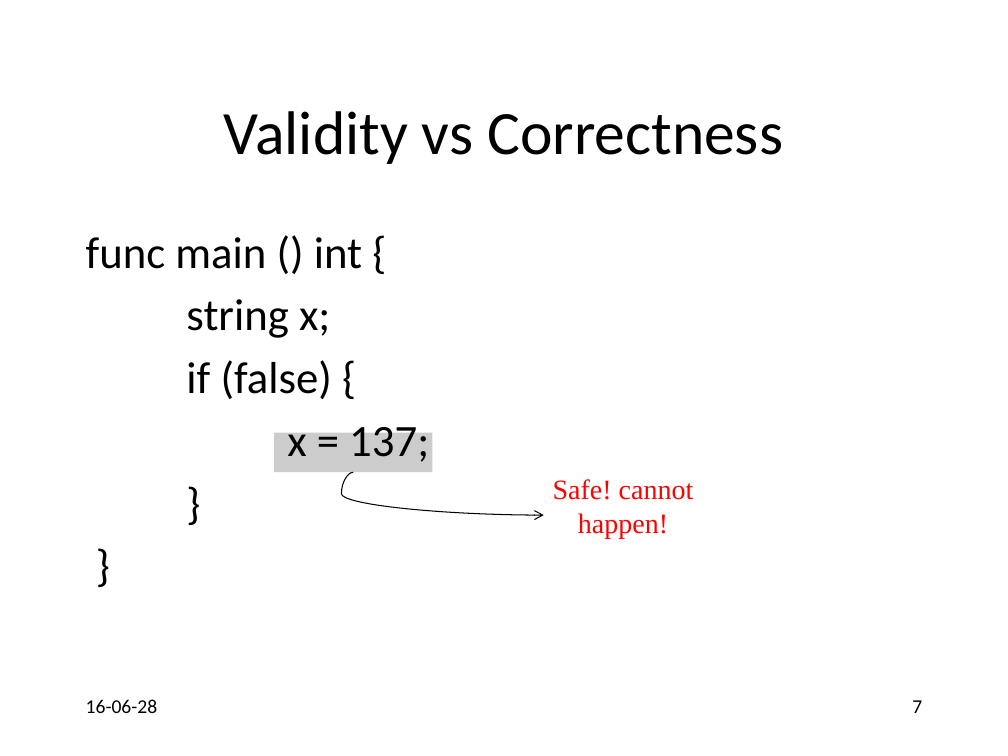
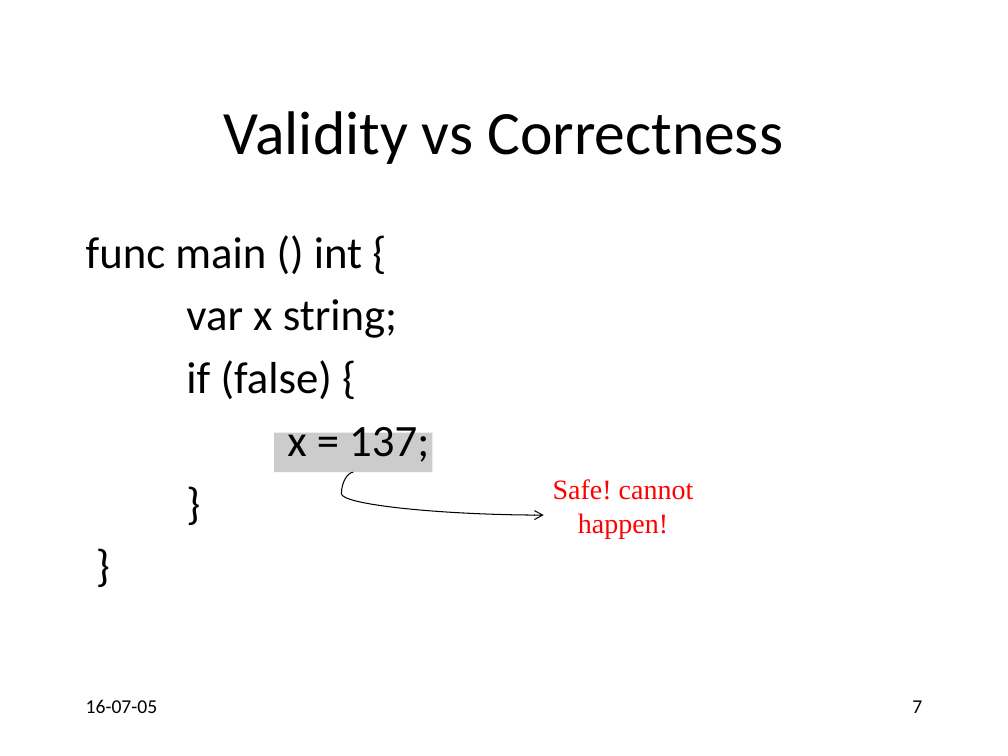
Before and after one commit to anoopsarkar/compilers-class, a slide deck: slide 7 of assets/ppt/codegen/semantics.pptx. Drawn at 1008x756 pixels with LibreOffice and Linux fonts; fonts in the diff are those of the drawing. Boxes give left, top, right and bottom in pixels: in the first picture for what was removed or moved away, otherwise in the second. Text is boxed around its words. In the diff, an @@ line names an element or a change of style, - is before the commit and + after.

```diff
--- a/assets/ppt/codegen/semantics.pptx
+++ b/assets/ppt/codegen/semantics.pptx
@@ text at box(186, 299, 397, 338): text changed @@
-string x;
+var x string;
@@ text at box(86, 699, 158, 713): text changed @@
-16-06-28
+16-07-05
```
Also in this commit, not shown: 112 other slides changed, 3 other files.
